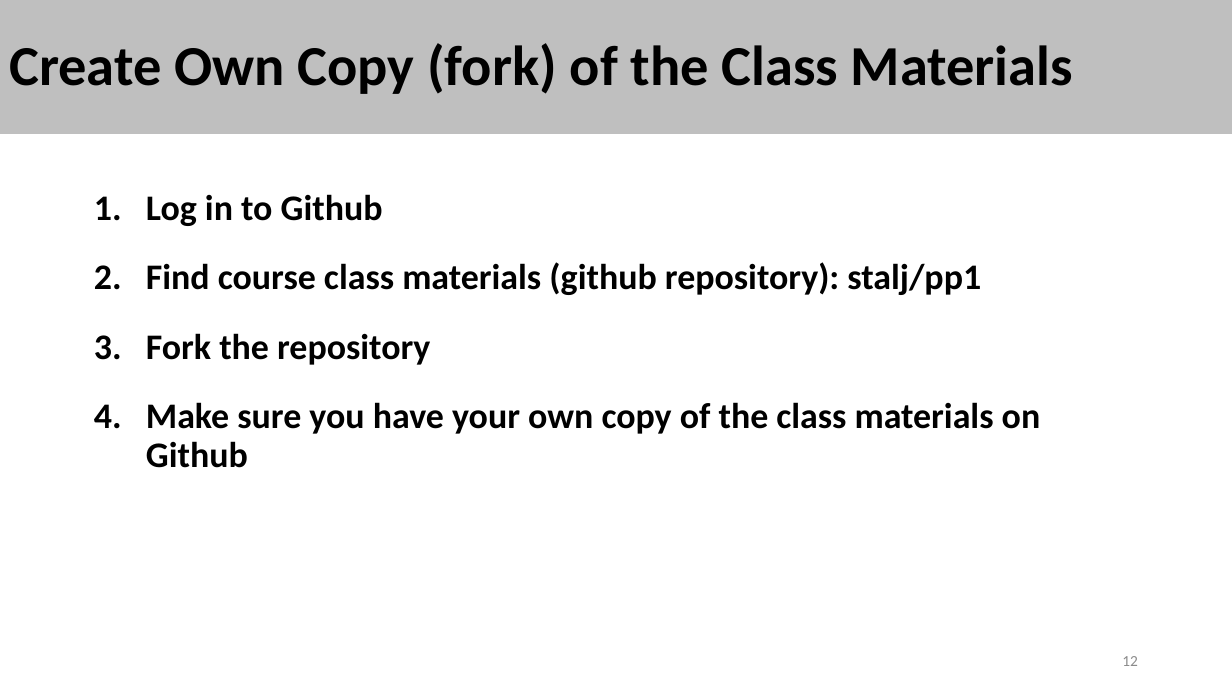
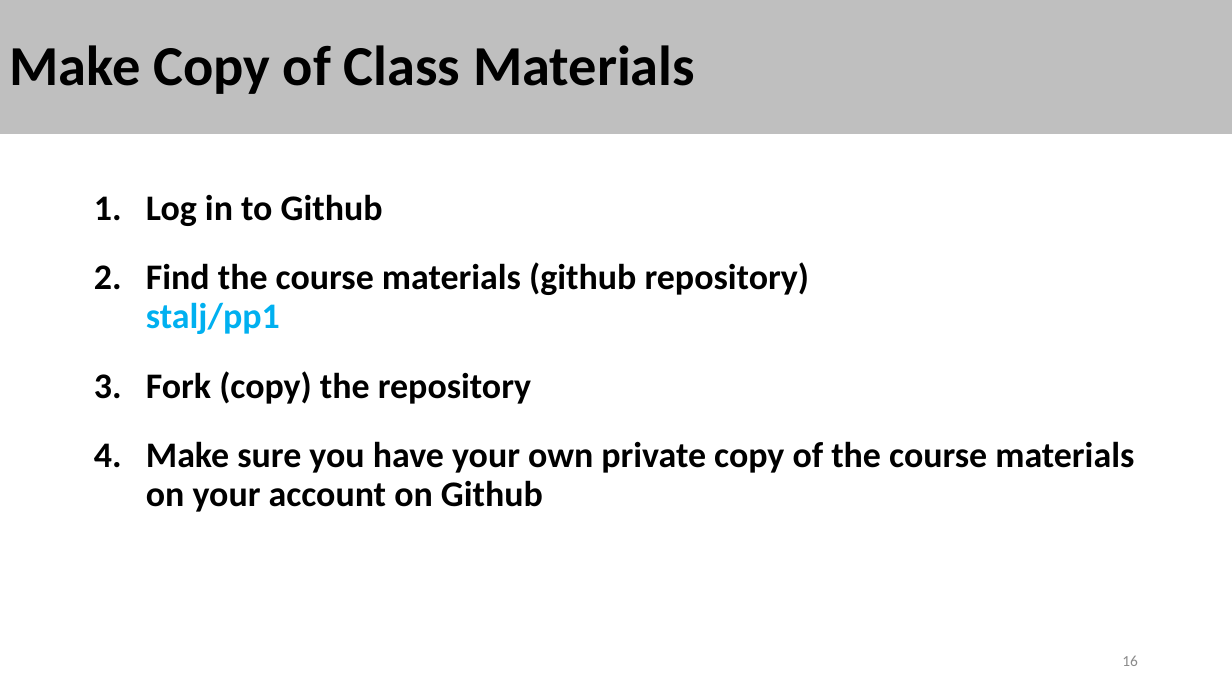
Before and after one commit to stalj/pp1, a slide deck: slide 16 of 01-CourseIntroduction/01-CourseIntroduction.pptx (slide 12 before the commit). Drawn at 1232x693 pixels with LibreOffice and Linux fonts; fonts in the diff are those of the drawing. Boxes give left, top, right and bottom in pixels: in the first picture for what was removed or moved away, otherwise in the second. Text is boxed around its words. In the diff, an @@ line names an element or a change of style, - is before the commit and + after.

Commit message:
New course version 2023

```diff
--- a/01-CourseIntroduction/01-CourseIntroduction.pptx
+++ b/01-CourseIntroduction/01-CourseIntroduction.pptx
@@ title at (x1=9, y1=45, x2=695, y2=94): text changed @@
-Create Own Copy (fork) of the Class Materials
+Make Copy of Class Materials
@@ text at (x1=146, y1=262, x2=1134, y2=512): text changed @@
-2. Find course class materials (github repository): stalj/pp1
-3. Fork the repository
-4. Make sure you have your own copy of the class materials on Github
+2. Find the course materials (github repository)
+   stalj/pp1
+3. Fork (copy) the repository
+4. Make sure you have your own private copy of the course materials on your account on Github
@@ page number at (x1=1122, y1=655, x2=1138, y2=666): text changed @@
-12
+16
```
Also in this commit, not shown: 13 other slides changed, 9 slides added, 2 slides removed, 6 other files.
